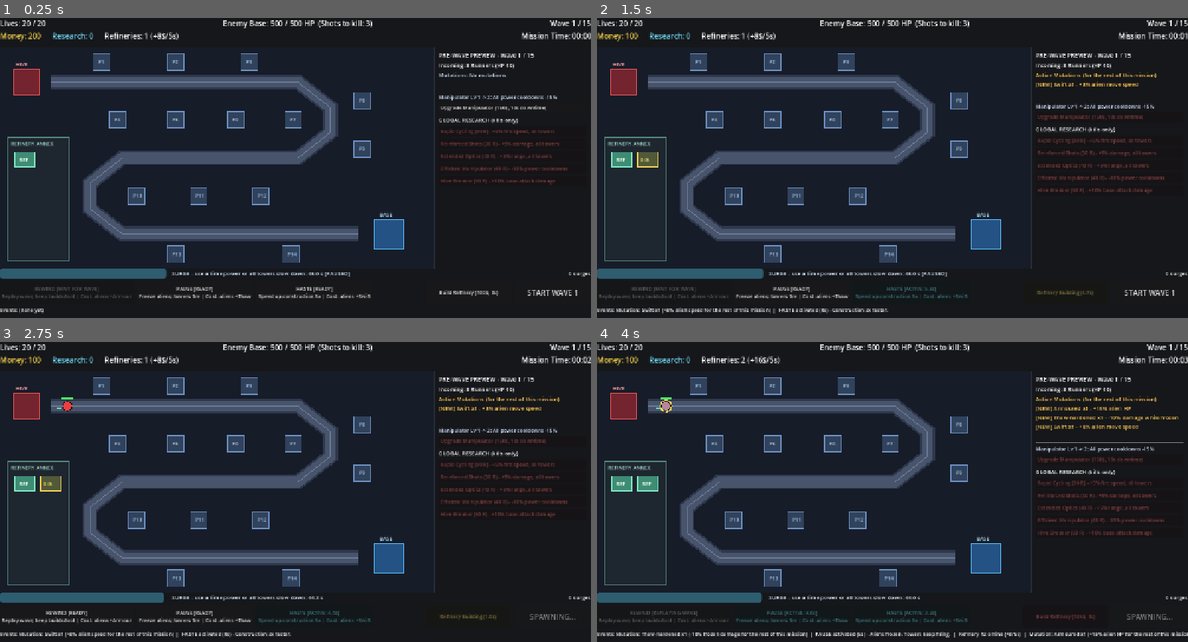
Above: before the commit, frames 1-4 (two rows, left to right).
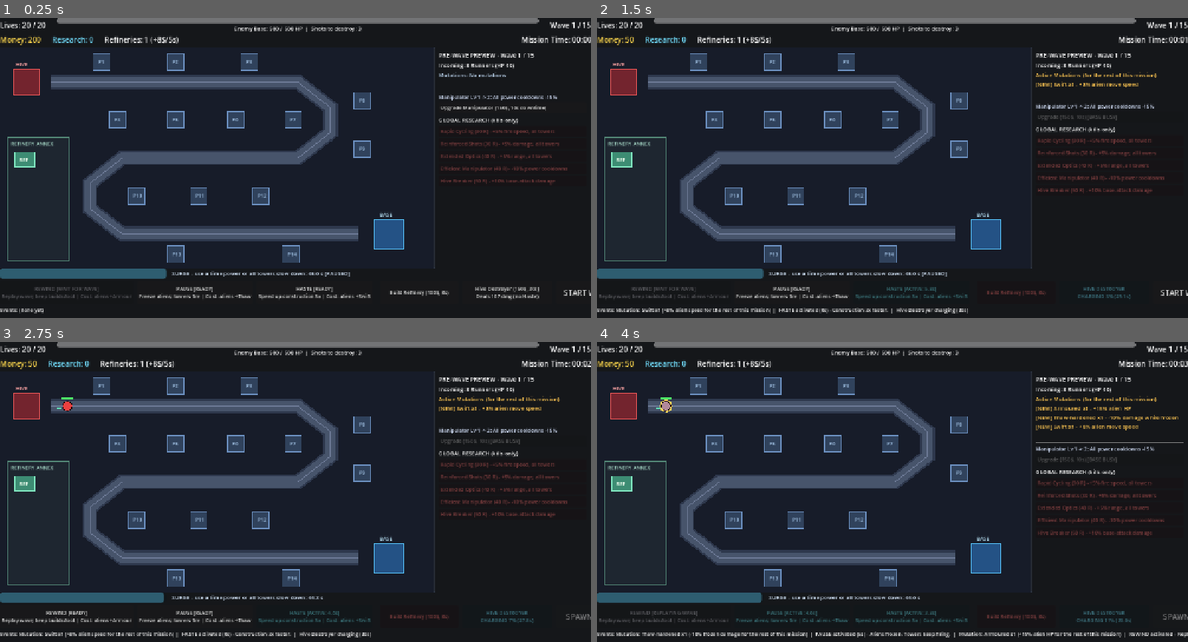
Above: after the commit, the same moments.

Repository: toxicw8st/time-defense
Game: Godot game, scene res://scenes/main.tscn
Two runs of this game, one before a commit and one after it. Both use one fixed random seed, a clock stepped at 60 frames per second and the inputs below.
Inputs (mouse positions are in pixels of both pictures, inside the frame that each line leads up to):
- Up to frame 1 (0.25 s): no input
- Up to frame 2 (1.5 s): click (1105, 294) at 0.5 s, where only the run after the commit has a clickable "Hive Destroyer (150$, 30s) De…"; click "HASTE [READY] Speed up constr…" at 1.25 s
- Up to frame 3 (2.75 s): click "START WAVE 1" at 2 s
- Up to frame 4 (4 s): click "REWIND [READY] Replay wave, k…" at 2.75 s; click "PAUSE [READY] Freeze aliens, …" at 3.5 s

The runs differ from the first frame. In frame 1, 3.5% of the frame differs, in the area x 0-100%, y 0-95%; in frame 2, 4.0%; in frame 3, 3.9%; in frame 4, 4.1%, in the area x 0-100%, y 0-99%.

Commit message:
Step 7: base attack, win and lose debrief

Diff:
--- a/scenes/hud.tscn
+++ b/scenes/hud.tscn
@@ -20,11 +20,23 @@
 layout_mode = 2
 text = "Lives: 20 / 20"
 
-[node name="EnemyBaseLabel" type="Label" parent="TopBar/VBox/Row1"]
-layout_mode = 2
-size_flags_horizontal = 3
+[node name="EnemyBaseBox" type="VBoxContainer" parent="TopBar/VBox/Row1"]
+layout_mode = 2
+size_flags_horizontal = 3
+theme_override_constants/separation = 2
+
+[node name="EnemyBaseBar" type="ProgressBar" parent="TopBar/VBox/Row1/EnemyBaseBox"]
+custom_minimum_size = Vector2(360, 12)
+layout_mode = 2
+max_value = 500.0
+value = 500.0
+show_percentage = false
+
+[node name="EnemyBaseLabel" type="Label" parent="TopBar/VBox/Row1/EnemyBaseBox"]
+layout_mode = 2
 horizontal_alignment = 1
-text = "Enemy Base: 500 / 500 HP (Shots to kill: 3)"
+theme_override_font_sizes/font_size = 12
+text = "Enemy Base: 500 / 500 HP | Shots to destroy: 3"
 
 [node name="WaveLabel" type="Label" parent="TopBar/VBox/Row1"]
 layout_mode = 2
@@ -236,19 +248,19 @@
 theme_override_constants/separation = 8
 
 [node name="RewindButton" type="Button" parent="BottomBar/VBox/Row2"]
-custom_minimum_size = Vector2(225, 48)
+custom_minimum_size = Vector2(185, 48)
 layout_mode = 2
 theme_override_font_sizes/font_size = 11
 text = "REWIND"
 
 [node name="PauseButton" type="Button" parent="BottomBar/VBox/Row2"]
-custom_minimum_size = Vector2(225, 48)
+custom_minimum_size = Vector2(185, 48)
 layout_mode = 2
 theme_override_font_sizes/font_size = 11
 text = "PAUSE"
 
 [node name="HasteButton" type="Button" parent="BottomBar/VBox/Row2"]
-custom_minimum_size = Vector2(225, 48)
+custom_minimum_size = Vector2(185, 48)
 layout_mode = 2
 theme_override_font_sizes/font_size = 11
 text = "HASTE"
@@ -258,13 +270,19 @@
 size_flags_horizontal = 3
 
 [node name="RefineryButton" type="Button" parent="BottomBar/VBox/Row2"]
-custom_minimum_size = Vector2(185, 48)
+custom_minimum_size = Vector2(170, 48)
 layout_mode = 2
 theme_override_font_sizes/font_size = 11
 text = "Build Refinery (100$, 6s)"
 
+[node name="ChargeButton" type="Button" parent="BottomBar/VBox/Row2"]
+custom_minimum_size = Vector2(195, 48)
+layout_mode = 2
+theme_override_font_sizes/font_size = 11
+text = "Hive Destroyer (150$, 30s)"
+
 [node name="StartWaveButton" type="Button" parent="BottomBar/VBox/Row2"]
-custom_minimum_size = Vector2(165, 48)
+custom_minimum_size = Vector2(145, 48)
 layout_mode = 2
 text = "START WAVE 1"
 
--- a/scenes/main.tscn
+++ b/scenes/main.tscn
@@ -8,6 +8,7 @@
 [ext_resource type="Script" path="res://scripts/surge.gd" id="6_surge"]
 [ext_resource type="Script" path="res://scripts/mutation.gd" id="7_mut"]
 [ext_resource type="Script" path="res://scripts/time_powers.gd" id="8_tp"]
+[ext_resource type="Script" path="res://scripts/base_attack.gd" id="9_ba"]
 
 [node name="Main" type="Node2D"]
 script = ExtResource("1_main")
@@ -34,4 +35,7 @@
 [node name="TimePowersManager" type="Node" parent="."]
 script = ExtResource("8_tp")
 
+[node name="BaseAttackManager" type="Node" parent="."]
+script = ExtResource("9_ba")
+
 [node name="HUD" parent="." instance=ExtResource("3_hud")]
--- /dev/null
+++ b/scripts/base_attack.gd
@@ -0,0 +1,119 @@
+extends Node
+class_name BaseAttackManager
+
+## Owns the Hive Destroyer base-attack charge & firing.
+## HARD RULE: Haste can NEVER speed up base-attack charging.
+
+signal charge_started
+signal base_attack_fired(damage: int, remaining_enemy_hp: int)
+
+var map_ref: GameMap = null
+var is_charging: bool = false
+var charge_total_time: float = Balance.BASE_ATTACK_CHARGE_TIME
+var charge_remaining: float = 0.0
+
+
+func setup(p_map: GameMap) -> void:
+	map_ref = p_map
+	if not GameState.mission_reset.is_connected(_on_mission_reset):
+		GameState.mission_reset.connect(_on_mission_reset)
+	_reset_state()
+
+
+func _on_mission_reset() -> void:
+	_reset_state()
+
+
+func _reset_state() -> void:
+	is_charging = false
+	charge_total_time = Balance.BASE_ATTACK_CHARGE_TIME
+	charge_remaining = 0.0
+	GameState.base_attack_charging_active = false
+
+
+func _process(delta: float) -> void:
+	step_base_attack(delta)
+
+
+func step_base_attack(delta: float) -> void:
+	if GameState.mission.is_over or not is_charging:
+		return
+	# Haste NEVER accelerates charge_remaining! Always 1.0x mission time.
+	charge_remaining = maxf(0.0, charge_remaining - delta)
+	if charge_remaining <= 0.0:
+		_fire_hive_destroyer()
+
+
+func get_charge_duration() -> float:
+	var dur: float = Balance.BASE_ATTACK_CHARGE_TIME
+	if GameState.mission.manipulator_level >= Balance.MANIPULATOR_MAX_LEVEL:
+		dur *= float(Balance.MANIPULATOR_UPGRADES[5]["base_attack_charge_multiplier"])
+	return dur
+
+
+func get_shot_damage() -> int:
+	var base_dmg: float = float(Balance.BASE_ATTACK_TEST_DAMAGE_OVERRIDE)
+	if GameState.mission.owned_research.get("hive_breaker", false):
+		base_dmg *= (1.0 + float(Balance.RESEARCH_NODES["hive_breaker"]["base_attack_bonus"]))
+	return int(round(base_dmg))
+
+
+func get_shots_to_destroy_remaining() -> int:
+	var dmg: int = max(1, get_shot_damage())
+	return int(ceil(float(GameState.mission.enemy_base_hp) / float(dmg)))
+
+
+func can_start_charge() -> bool:
+	if GameState.mission.is_over or is_charging:
+		return false
+	if GameState.is_base_locked():
+		return false
+	if GameState.mission.enemy_base_hp <= 0:
+		return false
+	return GameState.mission.economy["money"] >= Balance.BASE_ATTACK_COST
+
+
+func start_charge() -> bool:
+	if not can_start_charge():
+		return false
+	if not GameState.spend_money(Balance.BASE_ATTACK_COST):
+		return false
+	charge_total_time = get_charge_duration()
+	charge_remaining = charge_total_time
+	is_charging = true
+	GameState.base_attack_charging_active = true
+	charge_started.emit()
+	GameState.event_logged.emit("Hive Destroyer charging (%.0fs)" % charge_total_time)
+	return true
+
+
+func is_in_firing_warning() -> bool:
+	return is_charging and charge_remaining <= Balance.BASE_ATTACK_FIRE_WARNING_TIME
+
+
+func get_charge_progress() -> float:
+	if not is_charging or charge_total_time <= 0.0:
+		return 0.0
+	return clampf(1.0 - (charge_remaining / charge_total_time), 0.0, 1.0)
+
+
+func _fire_hive_destroyer() -> void:
+	is_charging = false
+	charge_remaining = 0.0
+	GameState.base_attack_charging_active = false
+
+	var dmg: int = get_shot_damage()
+	var m := GameState.mission
+	m.enemy_base_hp = max(0, m.enemy_base_hp - dmg)
+	m.stats["charges_fired"] += 1
+	GameState.enemy_base_hp_changed.emit(m.enemy_base_hp)
+
+	if map_ref != null:
+		map_ref.trigger_hive_beam_effect()
+
+	var msg: String = "Hive destroyer hit - %d damage" % dmg
+	GameState.event_logged.emit(msg)
+	base_attack_fired.emit(dmg, m.enemy_base_hp)
+
+	if m.enemy_base_hp <= 0:
+		GameState.end_mission("won", "Enemy Base destroyed by Hive Destroyer!")
--- a/scripts/hud.gd
+++ b/scripts/hud.gd
@@ -4,7 +4,8 @@
 signal start_wave_requested
 
 @onready var top_status_label: Label = $TopBar/VBox/Row1/TopStatusLabel
-@onready var enemy_base_label: Label = $TopBar/VBox/Row1/EnemyBaseLabel
+@onready var enemy_base_bar: ProgressBar = $TopBar/VBox/Row1/EnemyBaseBox/EnemyBaseBar
+@onready var enemy_base_label: Label = $TopBar/VBox/Row1/EnemyBaseBox/EnemyBaseLabel
 @onready var wave_label: Label = $TopBar/VBox/Row1/WaveLabel
 @onready var money_label: Label = $TopBar/VBox/Row2/MoneyLabel
 @onready var research_label: Label = $TopBar/VBox/Row2/ResearchLabel
@@ -42,6 +43,7 @@
 @onready var pause_button: Button = $BottomBar/VBox/Row2/PauseButton
 @onready var haste_button: Button = $BottomBar/VBox/Row2/HasteButton
 @onready var refinery_button: Button = $BottomBar/VBox/Row2/RefineryButton
+@onready var charge_button: Button = $BottomBar/VBox/Row2/ChargeButton
 @onready var start_wave_button: Button = $BottomBar/VBox/Row2/StartWaveButton
 @onready var event_feed_label: Label = $BottomBar/VBox/EventFeedLabel
 
@@ -61,6 +63,7 @@
 var economy_ref: EconomyManager = null
 var surge_ref: SurgeManager = null
 var time_powers_ref: TimePowersManager = null
+var base_attack_ref: BaseAttackManager = null
 
 var _last_summary_text: String = ""
 var _selected_pad_idx: int = -1
@@ -91,6 +94,7 @@
 	restart_button.pressed.connect(_on_restart_pressed)
 	start_wave_button.pressed.connect(_on_start_wave_pressed)
 	refinery_button.pressed.connect(_on_refinery_button_pressed)
+	charge_button.pressed.connect(_on_charge_button_pressed)
 	manip_upgrade_button.pressed.connect(_on_manip_upgrade_pressed)
 
 	rewind_button.pressed.connect(func() -> void: _activate_power("rewind"))
@@ -136,13 +140,15 @@
 	p_wm: WaveManager,
 	p_econ: EconomyManager = null,
 	p_surge: SurgeManager = null,
-	p_tp: TimePowersManager = null
+	p_tp: TimePowersManager = null,
+	p_ba: BaseAttackManager = null
 ) -> void:
 	map_ref = p_map
 	wave_manager_ref = p_wm
 	economy_ref = p_econ
 	surge_ref = p_surge
 	time_powers_ref = p_tp
+	base_attack_ref = p_ba
 	if map_ref != null:
 		map_ref.pad_selected.connect(_on_pad_selected)
 		map_ref.tower_selected.connect(_on_tower_selected)
@@ -174,8 +180,10 @@
 func _refresh_all() -> void:
 	var m := GameState.mission
 	top_status_label.text = "Lives: %d / %d" % [m.lives, Balance.PLAYER_STARTING_LIVES]
-	var shots_left: int = int(ceil(float(m.enemy_base_hp) / float(Balance.BASE_ATTACK_TEST_DAMAGE_OVERRIDE)))
-	enemy_base_label.text = "Enemy Base: %d / %d HP  (Shots to kill: %d)" % [m.enemy_base_hp, Balance.ENEMY_BASE_MAX_HP, shots_left]
+	enemy_base_bar.max_value = Balance.ENEMY_BASE_MAX_HP
+	enemy_base_bar.value = m.enemy_base_hp
+	var shots_left: int = base_attack_ref.get_shots_to_destroy_remaining() if base_attack_ref != null else int(ceil(float(m.enemy_base_hp) / float(Balance.BASE_ATTACK_TEST_DAMAGE_OVERRIDE)))
+	enemy_base_label.text = "Enemy Base: %d / %d HP  |  Shots to destroy: %d" % [m.enemy_base_hp, Balance.ENEMY_BASE_MAX_HP, shots_left]
 	wave_label.text = "Wave %d / 15" % m.wave_number
 	money_label.text = "Money: %d" % m.economy["money"]
 	research_label.text = "Research: %d" % m.economy["research"]
@@ -195,6 +203,7 @@
 	_refresh_surge_bar()
 	_refresh_power_buttons()
 	_refresh_refinery_button()
+	_refresh_charge_button()
 	_refresh_start_wave_button()
 
 	if debug_panel.visible:
@@ -415,6 +424,41 @@
 			var affordable: bool = res >= cost and not GameState.mission.is_over
 			btn.disabled = not affordable
 			btn.modulate = Color.WHITE if affordable else Color(1.0, 0.45, 0.45)
+
+
+func _refresh_charge_button() -> void:
+	if base_attack_ref == null:
+		charge_button.disabled = true
+		return
+	if base_attack_ref.is_charging:
+		var pct: int = int(round(base_attack_ref.get_charge_progress() * 100.0))
+		if base_attack_ref.is_in_firing_warning():
+			var flash: float = 0.65 + 0.35 * sin(_pulse_accum * 16.0)
+			charge_button.text = "HIVE DESTROYER\nREADY - firing (%.1fs)" % base_attack_ref.charge_remaining
+			charge_button.modulate = Color(1.0, 0.85, 0.25, flash)
+		else:
+			charge_button.text = "HIVE DESTROYER\nCHARGING %d%% (%.1fs)" % [pct, base_attack_ref.charge_remaining]
+			charge_button.modulate = Color(0.45, 0.9, 1.0)
+		charge_button.disabled = true
+		return
+
+	var cost: int = Balance.BASE_ATTACK_COST
+	var dur: int = int(round(base_attack_ref.get_charge_duration()))
+	if GameState.is_base_locked():
+		charge_button.text = "Hive Destroyer (%d$, %ds)\n[BASE LOCKED]" % [cost, dur]
+		charge_button.disabled = true
+		charge_button.modulate = Color(0.7, 0.7, 0.7)
+		return
+	var affordable: bool = base_attack_ref.can_start_charge()
+	charge_button.text = "Hive Destroyer (%d$, %ds)\nDeals %d dmg (no Haste)" % [cost, dur, base_attack_ref.get_shot_damage()]
+	charge_button.disabled = not affordable
+	charge_button.modulate = Color.WHITE if affordable else Color(1.0, 0.45, 0.45)
+
+
+func _on_charge_button_pressed() -> void:
+	if base_attack_ref != null:
+		base_attack_ref.start_charge()
+		_refresh_all()
 
 
 func _refresh_refinery_button() -> void:
@@ -617,20 +661,30 @@
 		end_title_label.text = "DEFEAT - BASE LOST"
 
 	var m := GameState.mission
+	var pct: int = int(round(pow(Balance.SURGE_ATTACK_SPEED_FACTOR, m.surge_count) * 100.0))
 	end_stats_label.text = "\n".join([
 		reason,
-		"Mission Time: %.1f s | Wave: %d / 15" % [GameState.mission_elapsed_seconds, m.wave_number],
+		"Mission Time: %.1f s | Wave: %d / 15 | Waves Cleared: %d" % [
+			GameState.mission_elapsed_seconds,
+			m.wave_number,
+			m.stats["waves_completed"],
+		],
 		"Powers Used -> Rewind: %d | Pause: %d | Haste: %d" % [
 			m.stats["powers_used"]["rewind"],
 			m.stats["powers_used"]["pause"],
 			m.stats["powers_used"]["haste"],
 		],
-		"Mutations -> Armoured x%d | Thaw x%d | Swift x%d" % [
+		"Mutations -> Armoured x%d | Thaw-hardened x%d | Swift x%d" % [
 			m.mutations["armoured_stacks"],
 			m.mutations["thaw_stacks"],
 			m.mutations["swift_stacks"],
 		],
-		"Surges Suffered: %d | Base Charges Fired: %d" % [m.surge_count, m.stats["charges_fired"]],
+		"Surges Suffered: %d (Towers at %d%% speed)" % [m.surge_count, pct],
+		"Money Earned: %d | Research Earned: %d | Base Charges Fired: %d" % [
+			m.stats["money_earned"],
+			m.stats["research_earned"],
+			m.stats["charges_fired"],
+		],
 	])
 
 
--- a/scripts/main.gd
+++ b/scripts/main.gd
@@ -6,6 +6,7 @@
 @onready var surge_manager: SurgeManager = $SurgeManager
 @onready var mutation_manager: MutationManager = $MutationManager
 @onready var time_powers_manager: TimePowersManager = $TimePowersManager
+@onready var base_attack_manager: BaseAttackManager = $BaseAttackManager
 @onready var hud: CanvasLayer = $HUD
 
 
@@ -15,8 +16,9 @@
 	surge_manager.setup(wave_manager)
 	mutation_manager.setup()
 	time_powers_manager.setup(map, wave_manager)
+	base_attack_manager.setup(map)
 	map.set_economy_ref(economy_manager)
-	hud.set_references(map, wave_manager, economy_manager, surge_manager, time_powers_manager)
+	hud.set_references(map, wave_manager, economy_manager, surge_manager, time_powers_manager, base_attack_manager)
 	hud.start_wave_requested.connect(_on_start_wave_requested)
 	hud.restart_requested.connect(_on_restart_requested)
 
--- a/scripts/map.gd
+++ b/scripts/map.gd
@@ -55,6 +55,7 @@
 var next_enemy_id: int = 1
 var next_tower_id: int = 1
 var leak_flash_timer: float = 0.0
+var hive_beam_timer: float = 0.0
 var hovered_pad_index: int = -1
 var selected_pad_index: int = -1
 var selected_tower: TowerUnit = null
@@ -78,6 +79,12 @@
 			spawn_floater(Vector2(rx, ry), "+%d$" % Balance.REFINERY_INCOME_PER_TICK, Color(0.55, 0.95, 0.65))
 
 
+func trigger_hive_beam_effect() -> void:
+	hive_beam_timer = 0.85
+	spawn_floater(ENEMY_BASE_POS + Vector2(-20, -45), "-%d HP!" % Balance.BASE_ATTACK_TEST_DAMAGE_OVERRIDE, Color(1.0, 0.72, 0.25))
+	queue_redraw()
+
+
 func _ready() -> void:
 	_build_path_curve()
 	_reset_pad_occupancy()
@@ -90,6 +97,9 @@
 	var needs_redraw: bool = false
 	if leak_flash_timer > 0.0:
 		leak_flash_timer = maxf(0.0, leak_flash_timer - delta)
+		needs_redraw = true
+	if hive_beam_timer > 0.0:
+		hive_beam_timer = maxf(0.0, hive_beam_timer - delta)
 		needs_redraw = true
 
 	if not floating_texts.is_empty():
@@ -398,9 +408,17 @@
 
 	# Enemy Base marker (path start)
 	var eb_rect := Rect2(ENEMY_BASE_POS - Vector2(28, 28), Vector2(56, 56))
-	draw_rect(eb_rect, Color(0.45, 0.14, 0.18))
+	var eb_fill := Color(0.98, 0.78, 0.25) if hive_beam_timer > 0.0 else Color(0.45, 0.14, 0.18)
+	draw_rect(eb_rect, eb_fill)
 	draw_rect(eb_rect, Color(0.95, 0.35, 0.35), false, 2.5)
 	draw_string(font, ENEMY_BASE_POS + Vector2(-24, -34), "HIVE", HORIZONTAL_ALIGNMENT_LEFT, -1, 11, Color(1.0, 0.65, 0.65))
+
+	# Hive Destroyer beam effect when firing
+	if hive_beam_timer > 0.0:
+		var b_alpha: float = clampf(hive_beam_timer / 0.85, 0.0, 1.0)
+		draw_line(PLAYER_BASE_POS, ENEMY_BASE_POS, Color(0.35, 0.9, 1.0, b_alpha), 10.0)
+		draw_line(PLAYER_BASE_POS, ENEMY_BASE_POS, Color(1.0, 0.98, 0.75, b_alpha), 4.0)
+		draw_circle(ENEMY_BASE_POS, 38.0 * (1.2 - b_alpha * 0.4), Color(1.0, 0.75, 0.25, b_alpha * 0.5))
 
 	# Player Base (path end) with leak flash
 	var pb_rect := Rect2(PLAYER_BASE_POS - Vector2(32, 32), Vector2(64, 64))
--- /dev/null
+++ b/tests/test_step7.gd
@@ -0,0 +1,107 @@
+extends Node
+
+## Headless Step 7 acceptance verification:
+## - Test mission (167 damage/shot) is won with exactly 3 fired charges
+## - Haste active during a charge does NOT change its 30.0 s completion time (timed strictly!)
+## - Charge started in BUILD phase completes and wins mid-wave the moment the 3rd hit lands
+## - Base lock: Manipulator upgrade blocked while charging; charging blocked while Manipulator upgrading
+## - Restart after loss resets wave 1, 200 money, 0 research, 0 mutations, 0 surges, manipulator Lv1
+
+func _ready() -> void:
+	GameState.reset_mission()
+	var main_scene: PackedScene = load("res://scenes/main.tscn")
+	var inst: Node = main_scene.instantiate()
+	add_child(inst)
+
+	var map: GameMap = inst.get_node("Map")
+	var wm: WaveManager = inst.get_node("WaveManager")
+	var econ: EconomyManager = inst.get_node("EconomyManager")
+	var surge: SurgeManager = inst.get_node("SurgeManager")
+	var tp: TimePowersManager = inst.get_node("TimePowersManager")
+	var ba: BaseAttackManager = inst.get_node("BaseAttackManager")
+	var hud: CanvasLayer = inst.get_node("HUD")
+
+	GameState.mission.economy["money"] = 1000
+
+	# 1) Start Charge #1 during BUILD phase while Haste is active: must STILL take full 30.0 s!
+	assert(ba.start_charge())
+	assert(not ba.can_start_charge(), "Cannot start 2nd charge while charging")
+	assert(not tp.can_upgrade_manipulator(), "Manipulator upgrade must be blocked while Hive Destroyer is charging")
+	assert(tp.activate_power("haste"))
+	assert(GameState.is_haste_active)
+
+	var elapsed: float = 0.0
+	var dt: float = 0.05
+	# Step 29.9 s with Haste active for the first 6 s -> must NOT have fired yet!
+	while elapsed < 29.9:
+		elapsed += dt
+		_step(map, wm, econ, surge, tp, ba, dt)
+	assert(ba.is_charging and GameState.mission.enemy_base_hp == 500, "Haste must NEVER speed up base attack charge! elapsed=%.2f rem=%.2f" % [elapsed, ba.charge_remaining])
+
+	# Step final 0.15 s -> fires at exact 30.0 s
+	_step(map, wm, econ, surge, tp, ba, 0.15)
+	assert(not ba.is_charging)
+	assert(GameState.mission.enemy_base_hp == 333, "1st hit must deal 167 dmg -> 333 HP")
+	assert(GameState.mission.stats["charges_fired"] == 1)
+
+	# 2) Verify Manipulator upgrade blocks starting Base Attack charge
+	assert(tp.start_manipulator_upgrade())
+	assert(not ba.can_start_charge(), "Hive Destroyer charge must be blocked while Manipulator is upgrading")
+	_step(map, wm, econ, surge, tp, ba, 10.1)
+	assert(not GameState.is_base_locked())
+
+	# 3) Fire Charge #2
+	assert(ba.start_charge())
+	_step(map, wm, econ, surge, tp, ba, 30.05)
+	assert(GameState.mission.enemy_base_hp == 166)
+	assert(GameState.mission.stats["charges_fired"] == 2)
+
+	# 4) Start Charge #3 in BUILD, then start Wave 1 and verify Win triggers MID-WAVE on 3rd hit!
+	assert(ba.start_charge())
+	_step(map, wm, econ, surge, tp, ba, 25.0)
+	wm.start_wave()
+	assert(wm.is_wave_active())
+	_step(map, wm, econ, surge, tp, ba, 5.1)
+	assert(GameState.mission.enemy_base_hp == 0)
+	assert(GameState.mission.stats["charges_fired"] == 3)
+	assert(GameState.mission.is_over and GameState.mission.outcome == "won")
+	assert(wm.is_wave_active(), "Win must trigger mid-wave immediately on 3rd hit")
+	assert(hud.end_overlay.visible and hud.end_title_label.text.contains("VICTORY"))
+
+	# 5) Simulate loss with dirty state, press Restart, verify full MissionState reset
+	GameState.reset_mission()
+	GameState.mission.wave_number = 7
+	GameState.mission.mutations["armoured_stacks"] = 3
+	GameState.mission.surge_count = 4
+	GameState.mission.manipulator_level = 3
+	GameState.mission.economy["money"] = 999
+	GameState.mission.economy["research"] = 85
+	GameState.lose_lives(20)
+	assert(GameState.mission.is_over and GameState.mission.outcome == "lost")
+	hud._on_restart_pressed()
+	var m := GameState.mission
+	assert(not m.is_over and m.wave_number == 1 and m.lives == 20)
+	assert(m.economy["money"] == 200 and m.economy["research"] == 0 and m.economy["refineries_owned"] == 1)
+	assert(m.mutations["armoured_stacks"] == 0 and m.mutations["thaw_stacks"] == 0 and m.mutations["swift_stacks"] == 0)
+	assert(m.surge_count == 0 and m.manipulator_level == 1 and m.enemy_base_hp == 500)
+
+	print("STEP7_TEST_PASS charges_fired=3 haste_invariant=true restart_clean=true")
+	get_tree().quit(0)
+
+
+func _step(map: GameMap, wm: WaveManager, econ: EconomyManager, surge: SurgeManager, tp: TimePowersManager, ba: BaseAttackManager, duration: float) -> void:
+	var dt: float = 0.05
+	var steps: int = int(round(duration / dt))
+	for _i in range(steps):
+		tp.step_powers(dt)
+		surge.step_surge(dt)
+		ba.step_base_attack(dt)
+		wm.step_wave(dt)
+		econ.step_economy(dt)
+		for enemy in map.get_active_enemies():
+			enemy.advance_along_path(dt)
+		for tower in map.get_all_towers():
+			tower.advance_tower(dt)
+		for proj in map.projectiles_container.get_children():
+			if proj is ProjectileEffect:
+				proj.advance_projectile(dt)
--- /dev/null
+++ b/tests/test_step7.tscn
@@ -0,0 +1,6 @@
+[gd_scene load_steps=2 format=3]
+
+[ext_resource type="Script" path="res://tests/test_step7.gd" id="1_test7"]
+
+[node name="TestStep7" type="Node"]
+script = ExtResource("1_test7")
Not shown: 1 places in scenes/main.tscn that only renumber resources
Not shown, added: scripts/base_attack.gd.uid
Not shown, added: tests/test_step7.gd.uid
Not shown, changed: tests/test_notes.md
